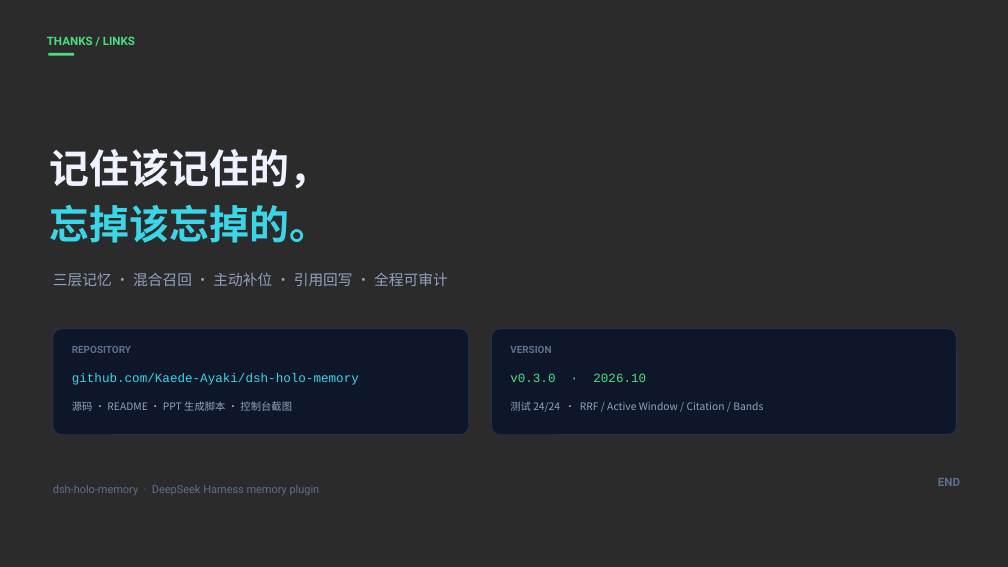
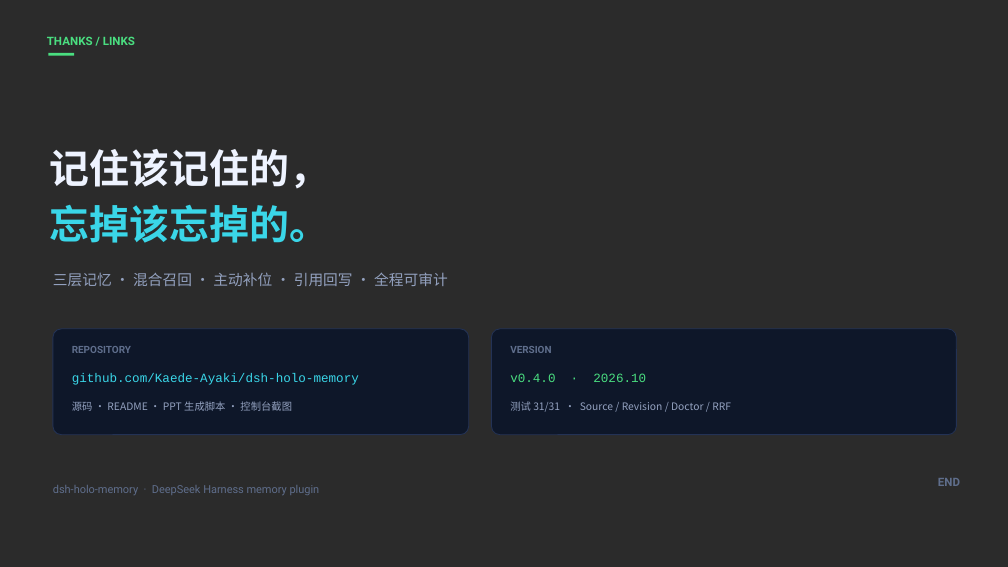
Before and after one commit to Kaede-Ayaki/dsh-holo-memory, a slide deck: slide 14 of docs/dsh-holo-memory-intro.pptx. Drawn at 1008x567 pixels with LibreOffice and Linux fonts; fonts in the diff are those of the drawing; background and template pictures are left out; a plain dark background stands for a picture behind light text. Boxes give left, top, right and bottom in pixels: in the first picture for what was removed or moved away, otherwise in the second. Text is boxed around its words. In the diff, an @@ line names an element or a change of style, - is before the commit and + after.

Commit message:
docs: sync PPT closing slide with Kaede-Ayaki and v0.4.0

```diff
--- a/docs/dsh-holo-memory-intro.pptx
+++ b/docs/dsh-holo-memory-intro.pptx
@@ text at box(510, 373, 646, 382): text changed @@
-v0.3.0 · 2026.10
+v0.4.0 · 2026.10
@@ text at box(510, 401, 731, 412): text changed @@
-测试 24/24 · RRF / Active Window / Citation / Bands
+测试 31/31 · Source / Revision / Doctor / RRF
```
Also in this commit, not shown: 1 other file.
